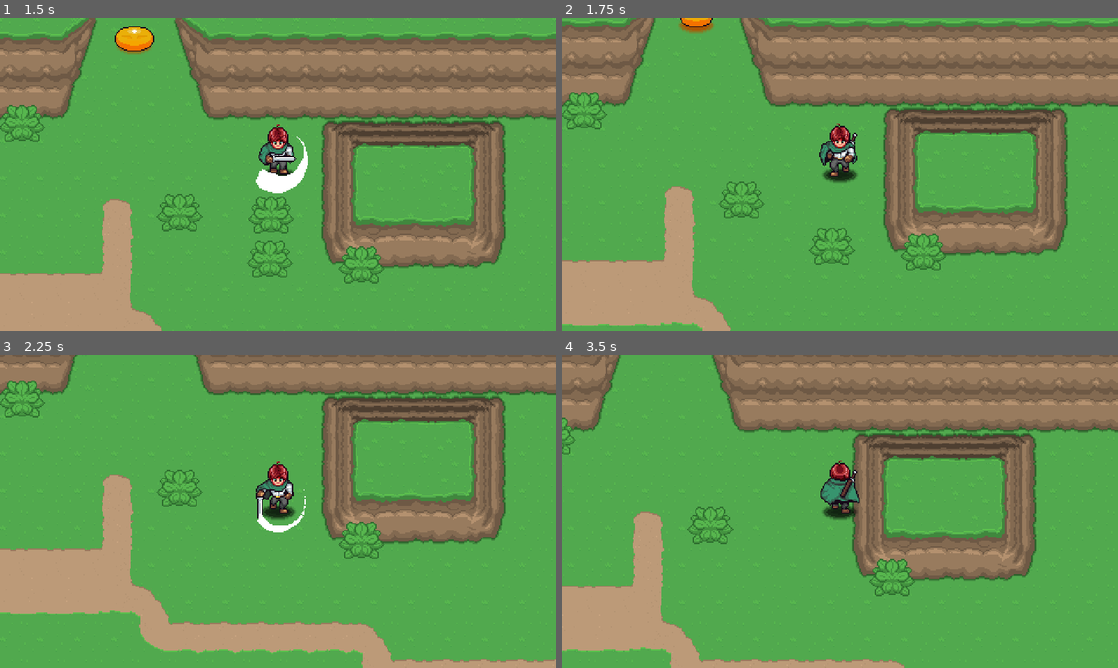
Above: before the commit, frames 1-4 (two rows, left to right).
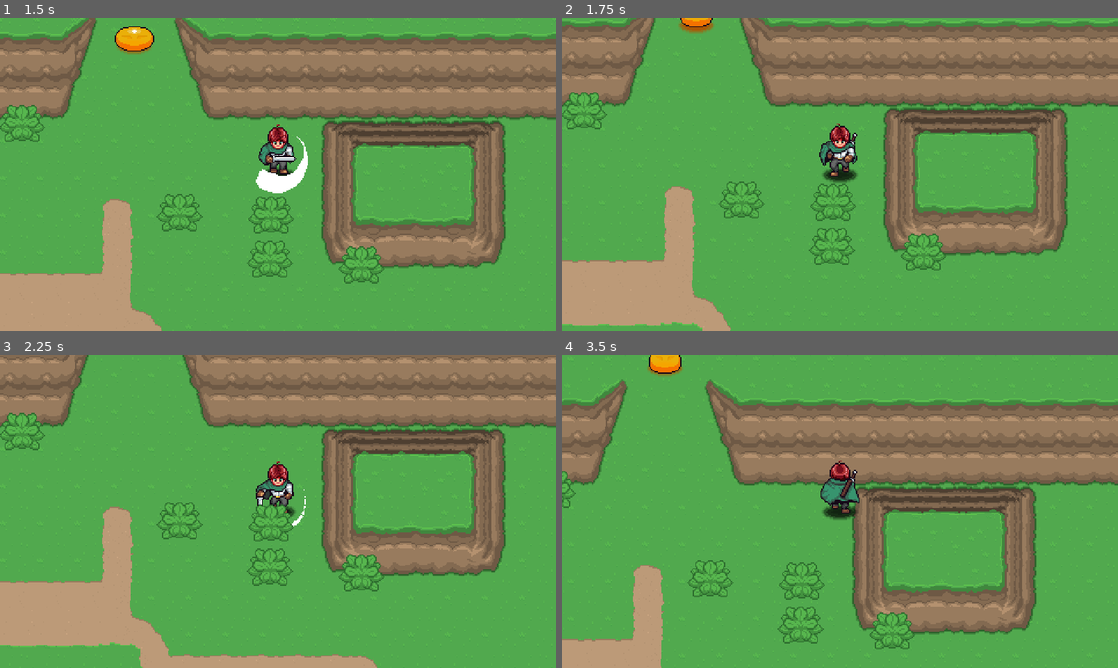
Above: after the commit, the same moments.

Repository: cyberdork33/aarpg
Game: Godot game, scene res://playground.tscn
The game is run twice, just before and just after one commit, with the same random seed, the same clock (stepped at 60 frames per second) and the same inputs.
Inputs:
- Up to frame 1 (1.5 s): hold Right (right) 0.53-1.28 s; hold Space (attack) 0.53-1.28 s; hold Down (down) from 1.28 s (still down); tap Space (attack) at 1.35 s
- Up to frame 2 (1.75 s): keep holding Down (down)
- Up to frame 3 (2.25 s): release Down (down) at 2.03 s; hold Right (right) from 2.03 s (still down); hold Space (attack) from 2.03 s (still down)
- Up to frame 4 (3.5 s): release Right (right) at 2.78 s; release Space (attack) at 2.78 s; hold Up (up) from 2.78 s (still down); tap Space (attack) at 2.85 s

Frame 1 is identical in both runs. In frame 2, 0.2% of the frame differs, in the area x 44-53%, y 52-65%; in frame 3, 31%; in frame 4, 46%, in the area x 0-100%, y 0-100%.

Commit message:
end of video 11

Diff:
--- a/enemies/enemy.gd
+++ b/enemies/enemy.gd
@@ -1,8 +1,8 @@
 class_name Enemy extends CharacterBody2D
 
 signal direction_changed(new_direction: Vector2)
-signal enemy_damaged()
-signal enemy_destroyed()
+signal enemy_damaged(hurt_box: HurtBox)
+signal enemy_destroyed(hurt_box: HurtBox)
 
 @export var hit_points: int = 3
 
@@ -62,11 +62,11 @@
   else:
     return "side"
 
-func _take_damage(damage: int) -> void:
+func _take_damage(hurt_box: HurtBox) -> void:
   if !self.invulnerable:
-    self.hit_points -= damage
-    if self.hit_points > 0:
-      self.enemy_damaged.emit()
-    else:
-      self.enemy_destroyed.emit()
+    self.hit_points -= hurt_box.damage
+  if self.hit_points > 0:
+    self.enemy_damaged.emit(hurt_box)
+  else:
+    self.enemy_destroyed.emit(hurt_box)
   pass
--- a/enemies/enemy_state_destroy.gd
+++ b/enemies/enemy_state_destroy.gd
@@ -7,6 +7,7 @@
 @export_category("AI")
 
 var _direction: Vector2
+var _damage_position: Vector2
 
 # What happens when we initialize this state?
 func init() -> void:
@@ -19,7 +20,7 @@
   enemy.invulnerable = true
 
   # Set direction and velocity
-  self._direction = enemy.global_position.direction_to(enemy.player.global_position)
+  self._direction = enemy.global_position.direction_to(self._damage_position)
   enemy.set_direction(self._direction)
   enemy.velocity = self._direction * -self.knockback_speed
 
@@ -41,7 +42,8 @@
 func physics(_delta: float) -> EnemyState:
   return null
 
-func _on_enemy_destroyed() -> void:
+func _on_enemy_destroyed(hurt_box: HurtBox) -> void:
+  self._damage_position = hurt_box.global_position
   state_machine.change_state(self)
   pass
 
--- a/enemies/enemy_state_stun.gd
+++ b/enemies/enemy_state_stun.gd
@@ -7,6 +7,7 @@
 @export_category("AI")
 @export var next_state: EnemyState
 
+var _damage_position: Vector2
 var _direction: Vector2
 var _animation_finished = false
 
@@ -24,7 +25,7 @@
   self._animation_finished = false
 
   # Set direction and velocity
-  self._direction = enemy.global_position.direction_to(enemy.player.global_position)
+  self._direction = enemy.global_position.direction_to(self._damage_position)
   enemy.set_direction(self._direction)
   enemy.velocity = self._direction * -self.knockback_speed
 
@@ -51,7 +52,8 @@
 func physics(_delta: float) -> EnemyState:
   return null
 
-func _on_enemy_damaged() -> void:
+func _on_enemy_damaged(hurt_box: HurtBox) -> void:
+  self._damage_position = hurt_box.global_position
   state_machine.change_state(self)
   pass
 
--- a/enemies/slime/slime.tscn
+++ b/enemies/slime/slime.tscn
@@ -723,6 +723,7 @@
 collision_layer = 256
 collision_mask = 16
 script = ExtResource("1_57eei")
+hit_points = null
 
 [node name="HurtBox" parent="." unique_id=1161374033 instance=ExtResource("7_bkm6f")]
 
--- a/general_nodes/hitbox/hit_box.gd
+++ b/general_nodes/hitbox/hit_box.gd
@@ -1,6 +1,6 @@
 class_name HitBox extends Area2D
 
-signal damaged(damage: int)
+signal damaged(hurt_box: HurtBox)
 
 # Called when the node enters the scene tree for the first time.
 func _ready() -> void:
@@ -10,5 +10,5 @@
 func _process(_delta: float) -> void:
   pass
 
-func take_damage(damage: int) -> void:
-  self.damaged.emit(damage)
+func take_damage(hurt_box: HurtBox) -> void:
+  self.damaged.emit(hurt_box)
--- a/general_nodes/hurtbox/hurt_box.gd
+++ b/general_nodes/hurtbox/hurt_box.gd
@@ -14,5 +14,5 @@
 
 func _on_area_entered(area: Area2D) -> void:
   if area is HitBox:
-    area.take_damage(self.damage)
+    area.take_damage(self)
   pass
--- a/player/player.gd
+++ b/player/player.gd
@@ -1,18 +1,28 @@
 class_name Player extends CharacterBody2D
+
+signal direction_changed(direction: Vector2)
+signal player_damaged(hurt_box: HurtBox)
 
 var cardinal_direction: Vector2 = Vector2.DOWN
 var direction: Vector2 = Vector2.ZERO
 
+var invulnerable: bool = false
+var hit_points: int = 6
+var max_hit_points = 6
+const FULL_HEALTH = 99
+
 @onready var animation_player: AnimationPlayer = $AnimationPlayer
+@onready var effect_animation_player: AnimationPlayer = $EffectAnimationPlayer
+@onready var hit_box: HitBox = $HitBox
 @onready var sprite: Sprite2D = $Sprite2D
 @onready var state_machine: PlayerStateMachine = $StateMachine
-
-signal direction_changed(direction: Vector2)
 
 # Called when the node enters the scene tree for the first time.
 func _ready() -> void:
   PlayerManager.player = self
   self.state_machine.initialize(self)
+  self.hit_box.damaged.connect(_take_damage)
+  self.update_hit_points(FULL_HEALTH)
   pass # Replace with function body.
 
 # Called every frame. 'delta' is the elapsed time since the previous frame.
@@ -62,3 +72,27 @@
     return "up"
   else:
     return "side"
+
+func _take_damage(hurt_box: HurtBox) -> void:
+  if !self.invulnerable:
+    self.update_hit_points(-hurt_box.damage)
+    if self.hit_points > 0:
+      self.player_damaged.emit(hurt_box)
+    else:
+      self.player_damaged.emit(hurt_box)
+      self.update_hit_points(FULL_HEALTH)
+  print(self.hit_points)
+  pass
+
+func update_hit_points(increment: int) -> void:
+  self.hit_points = clamp(self.hit_points + increment, 0, self.max_hit_points)
+  pass
+
+func make_invulverable(_duration: float = 1.0) -> void:
+  self.invulnerable = true
+  self.hit_box.monitoring = false
+
+  await self.get_tree().create_timer(_duration).timeout
+  self.invulnerable = false
+  self.hit_box.monitoring = true
+  pass
--- a/player/player.tscn
+++ b/player/player.tscn
@@ -12,6 +12,9 @@
 [ext_resource type="Script" uid="uid://diuw8scs8x5hd" path="res://player/player_interactions_host.gd" id="10_d2wvv"]
 [ext_resource type="PackedScene" uid="uid://df0vgcs3fwlwu" path="res://general_nodes/hurtbox/hurt_box.tscn" id="10_y4r1p"]
 [ext_resource type="Script" uid="uid://1baeajoyklna" path="res://player/player_camera.gd" id="11_3v2ag"]
+[ext_resource type="Script" uid="uid://luexrkakww8j" path="res://player/state_stunned.gd" id="11_wodsf"]
+[ext_resource type="PackedScene" uid="uid://domgsyhe3lqlf" path="res://general_nodes/hitbox/hit_box.tscn" id="13_yllr7"]
+[ext_resource type="AudioStream" uid="uid://hufb27q5xjdg" path="res://player/assets/hit_player.wav" id="14_kb6p2"]
 
 [sub_resource type="CircleShape2D" id="CircleShape2D_qlg0r"]
 
@@ -410,6 +413,54 @@
 "transitions": PackedFloat32Array(1, 1),
 "update": 0,
 "values": [3, 5]
+}
+
+[sub_resource type="Animation" id="Animation_yllr7"]
+resource_name = "stunned_down"
+length = 0.3
+tracks/0/type = "value"
+tracks/0/imported = false
+tracks/0/enabled = true
+tracks/0/path = NodePath("Sprite2D:frame")
+tracks/0/interp = 1
+tracks/0/loop_wrap = true
+tracks/0/keys = {
+"times": PackedFloat32Array(0),
+"transitions": PackedFloat32Array(1),
+"update": 0,
+"values": [30]
+}
+
+[sub_resource type="Animation" id="Animation_wodsf"]
+resource_name = "stun_side"
+length = 0.3
+tracks/0/type = "value"
+tracks/0/imported = false
+tracks/0/enabled = true
+tracks/0/path = NodePath("Sprite2D:frame")
+tracks/0/interp = 1
+tracks/0/loop_wrap = true
+tracks/0/keys = {
+"times": PackedFloat32Array(0),
+"transitions": PackedFloat32Array(1),
+"update": 0,
+"values": [32]
+}
+
+[sub_resource type="Animation" id="Animation_kb6p2"]
+resource_name = "stun_up"
+length = 0.3
+tracks/0/type = "value"
+tracks/0/imported = false
+tracks/0/enabled = true
+tracks/0/path = NodePath("Sprite2D:frame")
+tracks/0/interp = 1
+tracks/0/loop_wrap = true
+tracks/0/keys = {
+"times": PackedFloat32Array(0),
+"transitions": PackedFloat32Array(1),
+"update": 0,
+"values": [31]
 }
 
 [sub_resource type="Animation" id="Animation_tuyoq"]
@@ -472,9 +523,81 @@
 &"idle_down": SubResource("Animation_qhqgy"),
 &"idle_side": SubResource("Animation_dqkch"),
 &"idle_up": SubResource("Animation_qlg0r"),
+&"stunned_down": SubResource("Animation_yllr7"),
+&"stunned_side": SubResource("Animation_wodsf"),
+&"stunned_up": SubResource("Animation_kb6p2"),
 &"walk_down": SubResource("Animation_tuyoq"),
 &"walk_side": SubResource("Animation_fjrip"),
 &"walk_up": SubResource("Animation_smehm")
+}
+
+[sub_resource type="CircleShape2D" id="CircleShape2D_kb6p2"]
+
+[sub_resource type="Animation" id="Animation_32hag"]
+length = 0.001
+tracks/0/type = "value"
+tracks/0/imported = false
+tracks/0/enabled = true
+tracks/0/path = NodePath(".:modulate")
+tracks/0/interp = 1
+tracks/0/loop_wrap = true
+tracks/0/keys = {
+"times": PackedFloat32Array(0),
+"transitions": PackedFloat32Array(1),
+"update": 0,
+"values": [Color(1, 1, 1, 1)]
+}
+
+[sub_resource type="Animation" id="Animation_tqiix"]
+resource_name = "damaged"
+tracks/0/type = "value"
+tracks/0/imported = false
+tracks/0/enabled = true
+tracks/0/path = NodePath(".:modulate")
+tracks/0/interp = 1
+tracks/0/loop_wrap = true
+tracks/0/keys = {
+"times": PackedFloat32Array(0, 0.1, 0.2, 0.3, 0.4, 0.5, 0.6, 0.70000005, 0.8),
+"transitions": PackedFloat32Array(1, 1, 1, 1, 1, 1, 1, 1, 1),
+"update": 1,
+"values": [Color(1, 1, 1, 1), Color(1, 1, 1, 0.09803922), Color(1, 1, 1, 1), Color(1, 1, 1, 0.19607843), Color(1, 1, 1, 1), Color(1, 1, 1, 0.39215687), Color(1, 1, 1, 1), Color(1, 1, 1, 0.5882353), Color(1, 1, 1, 1)]
+}
+tracks/1/type = "audio"
+tracks/1/imported = false
+tracks/1/enabled = true
+tracks/1/path = NodePath("Audio/AudioStreamPlayer2D")
+tracks/1/interp = 1
+tracks/1/loop_wrap = true
+tracks/1/keys = {
+"clips": [{
+"end_offset": 0.0,
+"start_offset": 0.0,
+"stream": ExtResource("14_kb6p2")
+}],
+"times": PackedFloat32Array(0)
+}
+tracks/1/use_blend = true
+
+[sub_resource type="Animation" id="Animation_e7oew"]
+resource_name = "default"
+tracks/0/type = "value"
+tracks/0/imported = false
+tracks/0/enabled = true
+tracks/0/path = NodePath(".:modulate")
+tracks/0/interp = 1
+tracks/0/loop_wrap = true
+tracks/0/keys = {
+"times": PackedFloat32Array(0),
+"transitions": PackedFloat32Array(1),
+"update": 0,
+"values": [Color(1, 1, 1, 1)]
+}
+
+[sub_resource type="AnimationLibrary" id="AnimationLibrary_c35mf"]
+_data = {
+&"RESET": SubResource("Animation_32hag"),
+&"damaged": SubResource("Animation_tqiix"),
+&"default": SubResource("Animation_e7oew")
 }
 
 [node name="Player" type="CharacterBody2D" unique_id=1536186956]
@@ -536,6 +659,9 @@
 attack_sound = ExtResource("8_smehm")
 decelerate_speed = 6.0
 
+[node name="Stunned" type="Node" parent="StateMachine" unique_id=1021435680]
+script = ExtResource("11_wodsf")
+
 [node name="Camera2D" type="Camera2D" parent="." unique_id=496410823]
 editor_draw_limits = true
 script = ExtResource("11_3v2ag")
@@ -547,3 +673,14 @@
 
 [node name="Interactions" type="Node2D" parent="." unique_id=1622426927]
 script = ExtResource("10_d2wvv")
+
+[node name="HitBox" parent="." unique_id=1557723690 instance=ExtResource("13_yllr7")]
+collision_layer = 2
+
+[node name="CollisionShape2D" type="CollisionShape2D" parent="HitBox" unique_id=779109519]
+position = Vector2(0, -9)
+shape = SubResource("CircleShape2D_kb6p2")
+debug_color = Color(0.6588411, 0.5153553, 0.029546699, 0.41960785)
+
+[node name="EffectAnimationPlayer" type="AnimationPlayer" parent="." unique_id=748780346]
+libraries/ = SubResource("AnimationLibrary_c35mf")
--- a/player/player_state_machine.gd
+++ b/player/player_state_machine.gd
@@ -28,10 +28,17 @@
     if node is State:
       self.states.append(node)
 
-  if self.states.size() > 0:
-    self.states[0].player = _player
-    self.change_state(states[0])
-    self.process_mode = Node.PROCESS_MODE_INHERIT
+  if self.states.size() == 0:
+    return
+
+  self.states[0].player = _player
+  self.states[0].state_machine = self
+
+  for state in self.states:
+    state.init()
+
+  self.change_state(states[0])
+  self.process_mode = Node.PROCESS_MODE_INHERIT
 
 
 
--- a/player/state.gd
+++ b/player/state.gd
@@ -2,10 +2,15 @@
 
 # Reference to the player that the state belongs to
 static var player: Player
+static var state_machine: PlayerStateMachine
 
 # Called when the node enters the scene tree for the first time.
 func _ready() -> void:
   pass # Replace with function body.
+
+# What happens when we initialize this state?
+func init() -> void:
+  pass
 
 # What happens when player enters this state.
 func enter() -> void:
--- /dev/null
+++ b/player/state_stunned.gd
@@ -0,0 +1,59 @@
+class_name State_Stunned extends State
+
+@export var animation_name: String = "stunned"
+@export var knockback_speed: float = 200.0
+@export var decelerate_speed: float = 10.0
+@export var invulnerable_duration: float = 1.0
+
+var hurt_box: HurtBox
+var direction: Vector2
+
+var next_state: State = null
+
+@onready var idle: State = $"../Idle"
+
+func init() -> void:
+  self.player.player_damaged.connect(_player_damaged)
+  pass
+
+
+# What happens when player enters this state.
+func enter() -> void:
+  player.animation_player.animation_finished.connect(self._animation_finished)
+
+  self.direction = player.global_position.direction_to(hurt_box.global_position)
+  player.velocity = self.direction * -self.knockback_speed
+  player.set_direction()
+  self.player.update_animation(self.animation_name)
+
+  player.make_invulverable(self.invulnerable_duration)
+  player.effect_animation_player.play("damaged")
+  pass
+
+# What happens when player exits this state.
+func exit() -> void:
+  self.next_state = null
+  player.animation_player.animation_finished.disconnect(_animation_finished)
+  pass
+
+# What happens during the _process update in this state?
+func process(_delta: float) -> State:
+  player.velocity -= player.velocity * self.decelerate_speed * _delta
+  return self.next_state
+
+# What happens during the _physics_process update in this state?
+func physics(_delta: float) -> State:
+  return null
+
+# What happens with input events in this state?
+func handle_input(_event: InputEvent) -> State:
+  return null
+
+func _player_damaged(_hurt_box: HurtBox) -> void:
+  self.hurt_box = _hurt_box
+  self.state_machine.change_state(self)
+  pass
+
+func _animation_finished(_name: String) -> void:
+  self.next_state = idle
+  pass
Binary file added: gui/player_hud/gui-health.png
Not shown, added: gui/player_hud/gui-health.png.import
Not shown, added: player/assets/hit_player.wav.import
Not shown, added: player/state_stunned.gd.uid
Not shown, added: player/assets/hit_player.wav
